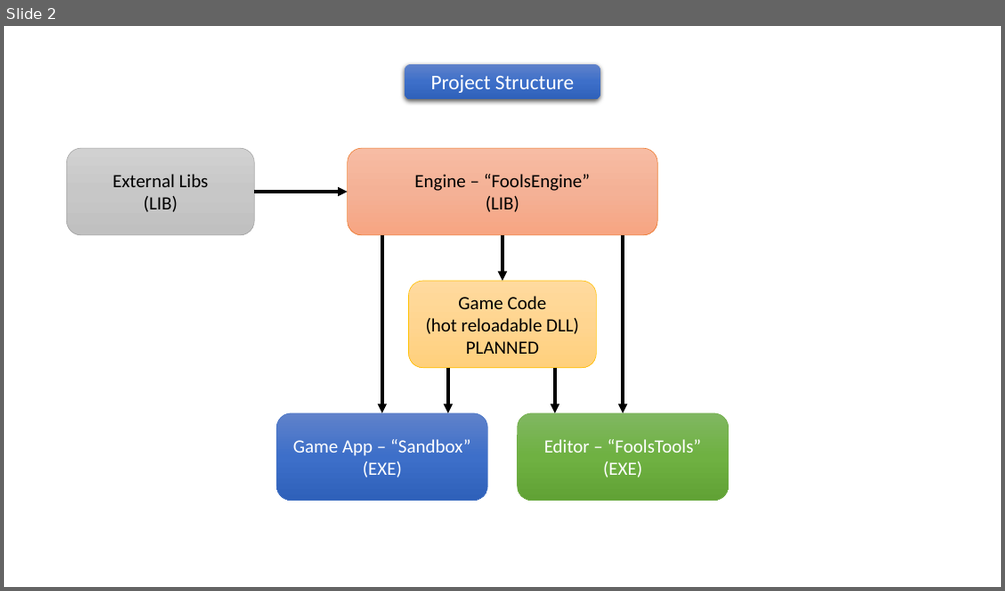
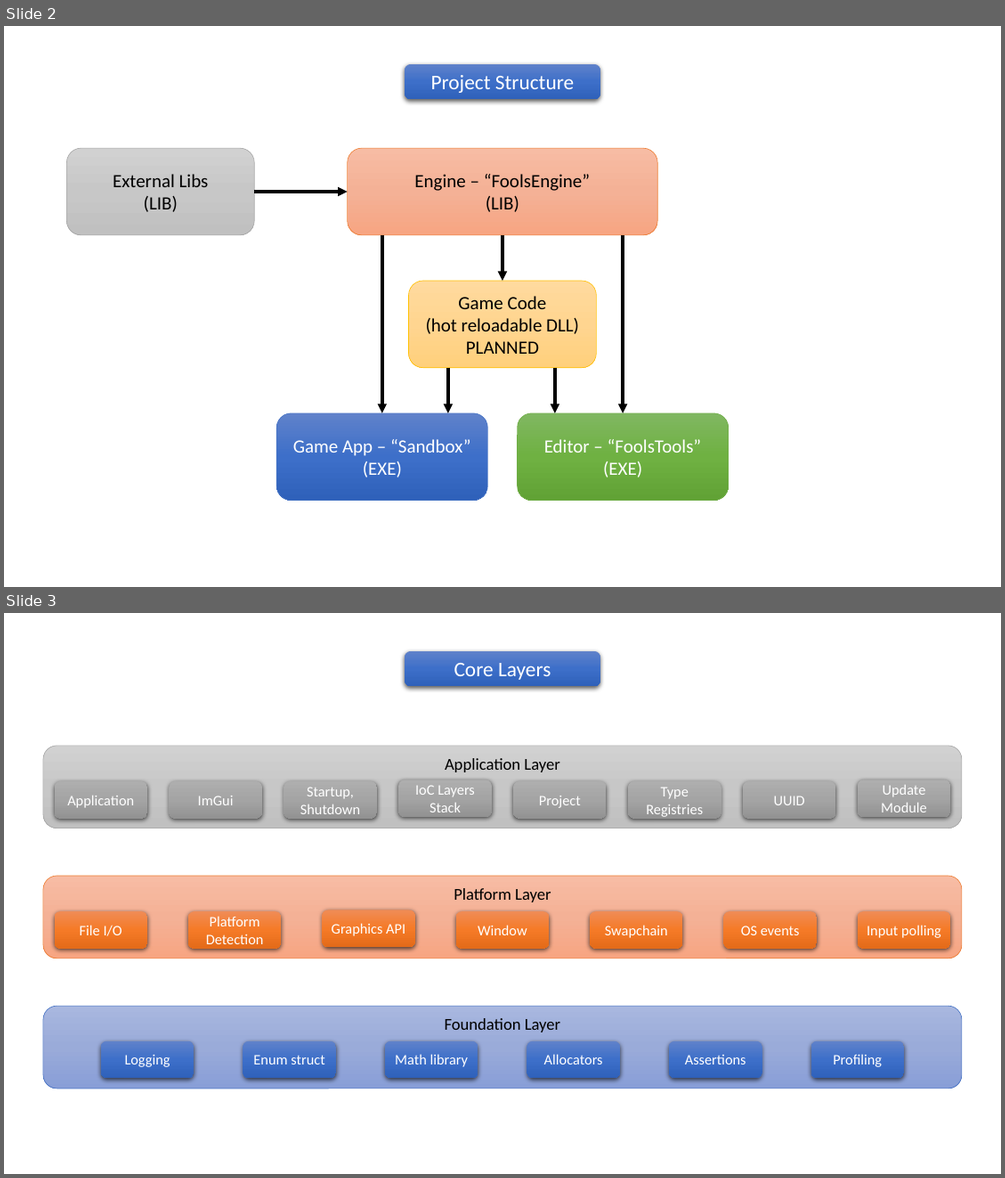
Before and after one commit to pawel-kaleta/FoolsEngine, a slide deck: Documentation/Core Architecture.pptx. Shown one above the other, each under a label of ours: slide 2 before the commit, slides 2 and 3 after it. The pictures are 1005x591 and 1005x1178 pixels, drawn with LibreOffice and Linux fonts; fonts in the diff are those of the drawing. Boxes give left, top, right and bottom in pixels: in the first picture for what was removed or moved away, otherwise in the second. Text is boxed around its words. In the diff, an @@ line names an element or a change of style, - is before the commit and + after.

```diff
--- a/Documentation/Core Architecture.pptx
+++ b/Documentation/Core Architecture.pptx
@@ slide 3 added at (4,613,1001,1174), background #FFFFFF @@
@@ rounded rectangle added at (404,651,600,686), fill gradient #6183CB to #3E70CA to #3062BB, 20 pt, text #FFFFFF @@
+Core Layers
@@ rounded rectangle added at (43,746,962,828), fill gradient #D2D2D2 to #C8C8C8 to #C0C0C0, outline #A5A5A5 0.5 pt, 16 pt, text #000000 @@
+Application Layer
@@ rounded rectangle added at (54,781,146,819), fill gradient #AFAFAF to #A5A5A5 to #939393, 14 pt, text #FFFFFF @@
+Application
@@ rounded rectangle added at (170,781,262,819), fill gradient #AFAFAF to #A5A5A5 to #939393, 14 pt, text #FFFFFF @@
+ImGui
@@ rounded rectangle added at (283,781,376,819), fill gradient #AFAFAF to #A5A5A5 to #939393, 14 pt, text #FFFFFF @@
+Startup, Shutdown
@@ rounded rectangle added at (399,779,492,817), fill gradient #AFAFAF to #A5A5A5 to #939393, 14 pt, text #FFFFFF @@
+IoC Layers Stack
@@ rounded rectangle added at (513,781,606,819), fill gradient #AFAFAF to #A5A5A5 to #939393, 14 pt, text #FFFFFF @@
+Project
@@ rounded rectangle added at (629,781,721,819), fill gradient #AFAFAF to #A5A5A5 to #939393, 14 pt, text #FFFFFF @@
+Type Registries
@@ rounded rectangle added at (743,781,835,819), fill gradient #AFAFAF to #A5A5A5 to #939393, 14 pt, text #FFFFFF @@
+UUID
@@ rounded rectangle added at (858,779,950,817), fill gradient #AFAFAF to #A5A5A5 to #939393, 14 pt, text #FFFFFF @@
+Update Module
@@ rounded rectangle added at (43,876,962,958), fill gradient #F7BDA5 to #F5B196 to #F8A582, outline #ED7D31 0.5 pt, 16 pt, text #000000 @@
+Platform Layer
@@ rounded rectangle added at (54,911,146,949), fill gradient #F18C57 to #F67B28 to #E56C19, 14 pt, text #FFFFFF @@
+File I/O
@@ rounded rectangle added at (188,911,281,949), fill gradient #F18C57 to #F67B28 to #E56C19, 14 pt, text #FFFFFF @@
+Platform Detection
@@ rounded rectangle added at (322,910,414,948), fill gradient #F18C57 to #F67B28 to #E56C19, 14 pt, text #FFFFFF @@
+Graphics API
@@ rounded rectangle added at (455,911,549,949), fill gradient #F18C57 to #F67B28 to #E56C19, 14 pt, text #FFFFFF @@
+Window
@@ rounded rectangle added at (590,911,682,949), fill gradient #F18C57 to #F67B28 to #E56C19, 14 pt, text #FFFFFF @@
+Swapchain
@@ rounded rectangle added at (723,911,816,949), fill gradient #F18C57 to #F67B28 to #E56C19, 14 pt, text #FFFFFF @@
+OS events
@@ rounded rectangle added at (858,911,950,949), fill gradient #F18C57 to #F67B28 to #E56C19, 14 pt, text #FFFFFF @@
+Input polling
@@ rounded rectangle added at (43,1005,962,1088), fill gradient #A8B7DF to #9AABD9 to #889ED7, outline #4472C4 0.5 pt, 16 pt, text #000000 @@
+Foundation Layer
@@ rounded rectangle added at (101,1041,194,1078), fill gradient #6183CB to #3E70CA to #3062BB, 14 pt, text #FFFFFF @@
+Logging
@@ rounded rectangle added at (243,1041,336,1078), fill gradient #6183CB to #3E70CA to #3062BB, 14 pt, text #FFFFFF @@
+Enum struct
@@ rounded rectangle added at (385,1041,477,1078), fill gradient #6183CB to #3E70CA to #3062BB, 14 pt, text #FFFFFF @@
+Math library
@@ rounded rectangle added at (526,1041,619,1078), fill gradient #6183CB to #3E70CA to #3062BB, 14 pt, text #FFFFFF @@
+Allocators
@@ rounded rectangle added at (669,1041,761,1078), fill gradient #6183CB to #3E70CA to #3062BB, 14 pt, text #FFFFFF @@
+Assertions
@@ rounded rectangle added at (811,1041,904,1078), fill gradient #6183CB to #3E70CA to #3062BB, 14 pt, text #FFFFFF @@
+Profiling
```
Also in this commit, not shown: 1 slide changed, 1 slide removed, 12 other files.
